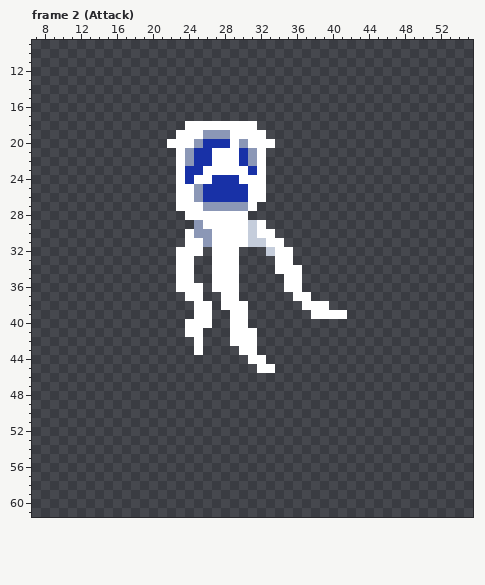
Two versions of one pixel-art file, Assets/Sprites/Unit_Sprites/AllySprites/EtherialJellyFish Ally.aseprite. Above: the version before the commit.
64x64 pixels, 47 frames. Shown: frame 2 (Attack): x 7..55, y 9..61. The commit also changed other frames, which this record leaves out.
The same view after the edit:
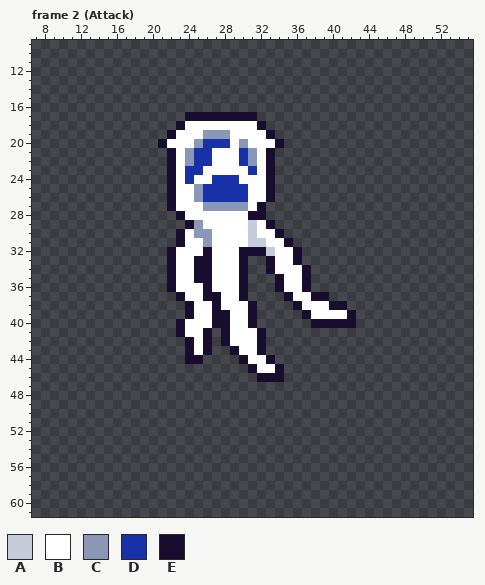
Palette (. is transparent): A #c5cddb  B #ffffff  C #8b97b6  D #1831a7  E #180d2f
What changed:
layer "Outlin" added
Frame 2 (Attack), layer "Outlin":
y 17: x 24..31 ........ -> EEEEEEEE
y 18: x 23 . -> E; x 32 . -> E
y 19: x 22 . -> E; x 33 . -> E
y 20: x 21 . -> E; x 34 . -> E
y 21..26: x 22 . -> E; x 33 . -> E
y 27: x 22 . -> E; x 32 . -> E
y 28: x 23 . -> E; x 31..32 .. -> EE
y 29: x 24 . -> E; x 33 . -> E
y 30: x 23 . -> E; x 34 . -> E
y 31: x 23 . -> E; x 35 . -> E
y 32: x 22 . -> E; x 26 . -> E; x 30..32 ... -> EEE; x 36 . -> E
y 33: x 22 . -> E; x 25..26 .. -> EE; x 30 . -> E; x 33 . -> E; x 36 . -> E
y 34: x 22 . -> E; x 25..26 .. -> EE; x 30 . -> E; x 33 . -> E; x 37 . -> E
y 35: x 22 . -> E; x 25..26 .. -> EE; x 30 . -> E; x 34 . -> E; x 37 . -> E
y 36: x 22 . -> E; x 26 . -> E; x 30 . -> E; x 34 . -> E; x 37 . -> E
y 37: x 23 . -> E; x 26..27 .. -> EE; x 30 . -> E; x 35 . -> E; x 38..39 .. -> EE
y 38: x 24 . -> E; x 27 . -> E; x 31 . -> E; x 36 . -> E; x 40..41 .. -> EE
y 39: x 24 . -> E; x 27..28 .. -> EE; x 31 . -> E; x 37 . -> E; x 42 . -> E
y 40: x 23 . -> E; x 27..28 .. -> EE; x 31 . -> E; x 38..42 ..... -> EEEEE
y 41: x 23 . -> E; x 26 . -> E; x 28 . -> E; x 32 . -> E
y 42: x 24 . -> E; x 26 . -> E; x 28 . -> E; x 32 . -> E
y 43: x 24 . -> E; x 26 . -> E; x 29 . -> E; x 32 . -> E
y 44: x 24..25 .. -> EE; x 30 . -> E; x 33 . -> E
y 45: x 31 . -> E; x 34 . -> E
y 46: x 32..34 ... -> EEE
Changed places in both pictures, as pixel boxes (x1, y1, x2, y2):
added: (158, 112, 356, 382)
